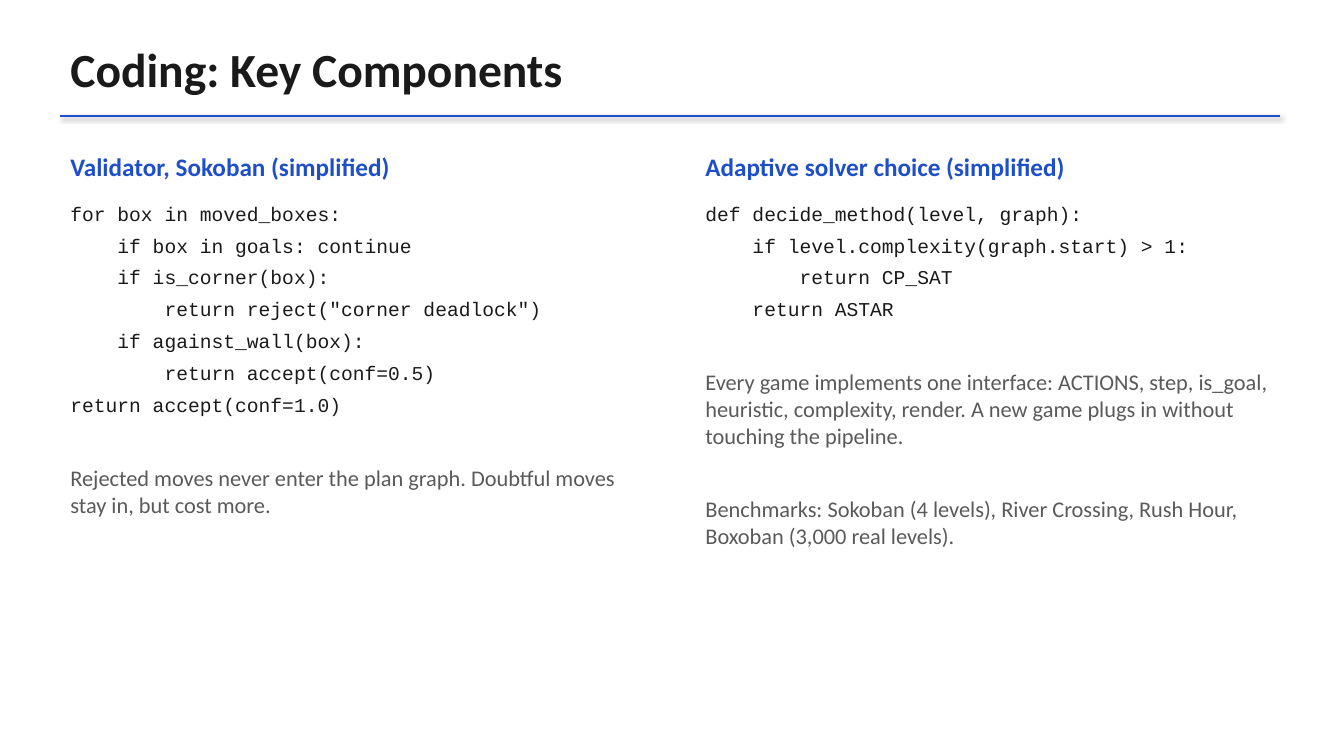
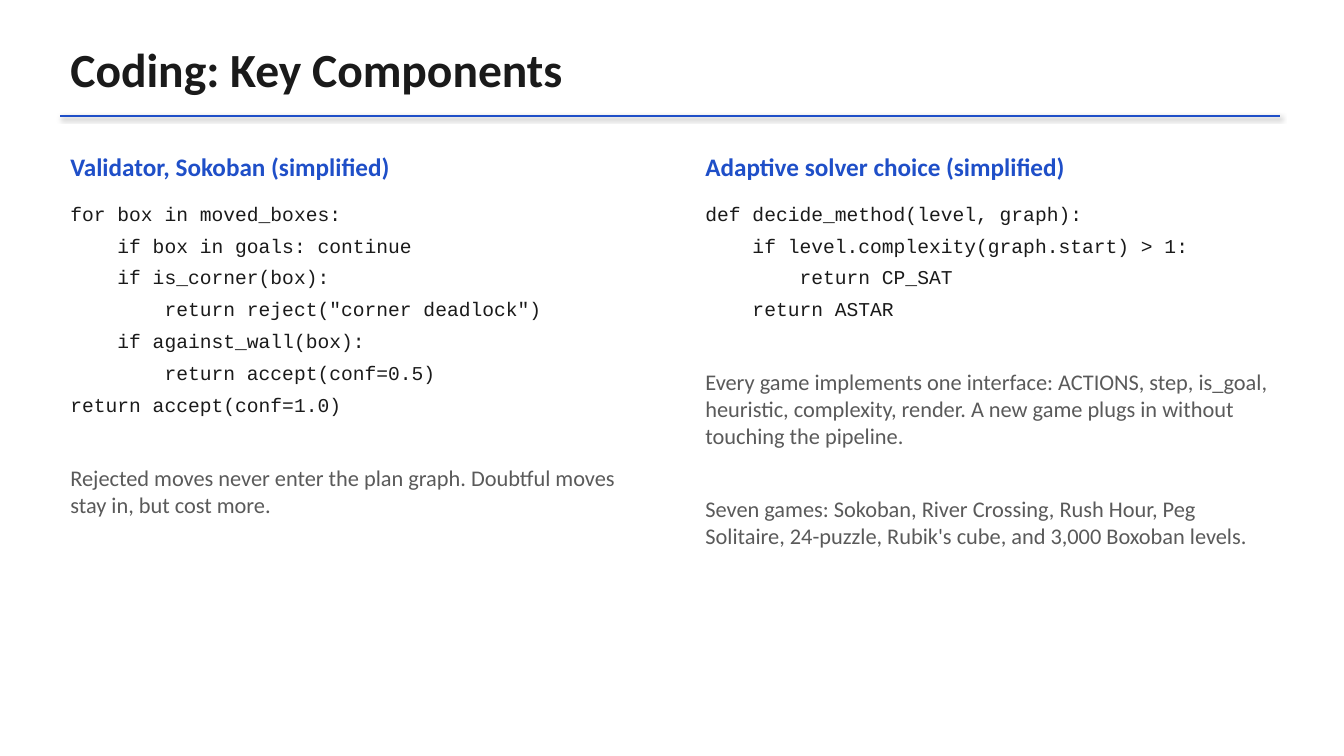
Before and after one commit to Harsh-v69/MachineLearningCP, a slide deck: slide 10 of docs/CP_Project_Review.pptx (slide 9 before the commit). Drawn at 1344x756 pixels with LibreOffice and Linux fonts; fonts in the diff are those of the drawing. Boxes give left, top, right and bottom in pixels: in the first picture for what was removed or moved away, otherwise in the second. Text is boxed around its words. In the diff, an @@ line names an element or a change of style, - is before the commit and + after.

```diff
--- a/docs/CP_Project_Review.pptx
+++ b/docs/CP_Project_Review.pptx
@@ text at [705, 501, 1247, 548]: text changed @@
-Benchmarks: Sokoban (4 levels), River Crossing, Rush Hour, Boxoban (3,000 real levels).
+Seven games: Sokoban, River Crossing, Rush Hour, Peg Solitaire, 24-puzzle, Rubik's cube, and 3,000 Boxoban levels.
```
Also in this commit, not shown: 5 other slides changed, 3 slides added, 12 other files.
